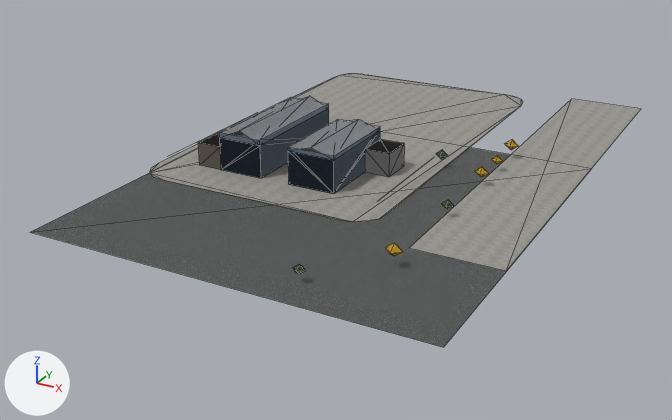
The glTF model apps/web/public/maps/cidade/setores/cidade_S07_04_lod.gltf as it was, and as the next commit left it.
The view is the same before and after, from a camera (50 mm lens) standing at (451.5, -133.1, 88.5) and looking at (341.8, 66.4, -11.3). The axes (+X, +Y, +Z) are drawn at lower left. The lights are the same throughout. The picture after the commit comes second. Mesh edges are drawn as thin lines. Vertices at exactly the same position are counted once.

In view in the first picture: 'S07_04_Chao_LOD2', 'S07_04_Edificios_LOD1', 'S07_04_Silhueta_LOD2' and 1 more.
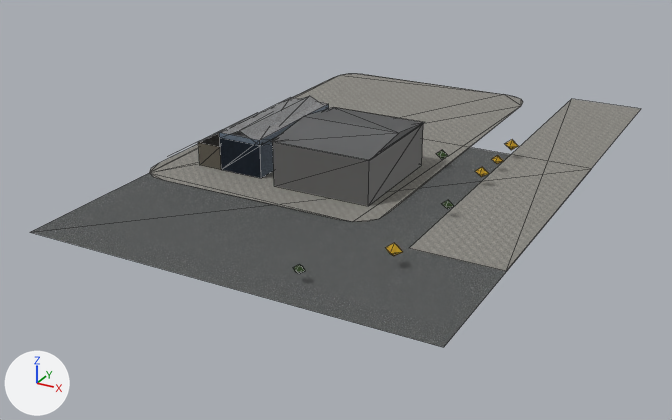
What changed in the scene script:
```text
Change mat_cid_concreto_pre:
    where n2 = _N.new('ShaderNodeMix'); n2.name = 'Mix'
    n2.inputs[7].default_value: (0.8, 0.79, 0.76, 1.0) -> (0.996, 0.983, 0.946, 1.0)  # 'B', white #e7e6e2 -> 'B', white #fffdf9
    where n3 = _N.new('ShaderNodeTexImage'); n3.name = 'Image Texture'
    n3.image: img_concreto -> img_pol_concreto
Change me_s07_04_edificios_lod1:
    used by ob_s07_04_edificios_lod1; location = (0.0, 0.0, 0.0)
    verts and faces of me_s07_04_edificios_lod1; kept vertices keep their numbers, new ones are numbered from 50
    remove me_s07_04_edificios_lod1.from_pydata(...)  # 50 vertices, 52 faces; spans x 301.0..363.0, y 48.0..91.4, z 0.2..11.9
    add me_s07_04_edificios_lod1.from_pydata(...)  # 39 vertices, 44 faces; spans x 301.0..360.3, y 48.0..91.4, z 0.2..14.0
    me_s07_04_edificios_lod1 part 1: the loose piece of 15 vertices spanning x 336.1..356.1, y 52.0..77.4, z 0.2..9.0 is rebuilt with 8 vertices and now spans x 333.5..360.0, y 49.2..80.3, z 0.2..12.0, in mat_reboco_branco (picture img_bar_reboco)
    me_s07_04_edificios_lod1 part 2: the loose piece of 6 vertices spanning x 336.1..349.1, y 52.0..77.4, z 9.0..11.0 is deleted
    me_s07_04_edificios_lod1 part 3
    add verts[50] = (333.2, 48.7, 11.9)  # pixel (270, 141)
    add verts[51] = (333.2, 80.8, 11.9)  # pixel (333, 107)
    add verts[52] = (333.2, 64.8, 14.0)  # pixel (303, 116)
    add for new, old in zip([53, 54, 55], [50, 51, 52]): verts[new] = verts[old] + (27.1, 0.0, 0.0)
    add faces += [(50, 53, 55), (50, 55, 52), (51, 52, 55), (51, 55, 54), (50, 52, 51), (53, 54, 55)]  # mat_cid_telha_metal
    add faces += [(50, 51, 54), (50, 54, 53)]  # mat_cid_telha_metal
    other edits to the shape of me_s07_04_edificios_lod1 do not show in these pictures
Change me_s07_04_silhueta_lod2:
    used by ob_s07_04_silhueta_lod2; location = (0.0, 0.0, 0.0)
    remove me_s07_04_silhueta_lod2.from_pydata(...)  # 30 vertices, 40 faces; spans x 308.5..356.1, y 52.0..87.4, z 0.2..10.5
    add me_s07_04_silhueta_lod2.from_pydata(...)  # 29 vertices, 38 faces; spans x 308.5..360.3, y 48.7..87.4, z 0.2..14.0
    me_s07_04_silhueta_lod2 part 4: the loose piece of 15 vertices spanning x 336.1..356.1, y 52.0..77.4, z 0.2..10.0 is rebuilt with 8 vertices and now spans x 333.5..360.0, y 49.2..80.3, z 0.2..12.0, in mat_reboco_branco (picture img_bar_reboco)
    other edits to the shape of me_s07_04_silhueta_lod2 do not show in these pictures
```

Pixel boxes [x1, y1, x2, y2] of what changed, in the pictures (672 x 420 px):
'S07_04_Edificios_LOD1', reshaped
    before: [167, 96, 433, 200]
    after: [167, 96, 425, 206]
'S07_04_Silhueta_LOD2', reshaped
    before: [219, 97, 380, 193]
    after: [219, 97, 329, 178]
part 1 of me_s07_04_edificios_lod1, rebuilt (29% wider, 30% taller)
    before: [288, 131, 404, 194]
    after: [273, 124, 423, 206]
part 2 of me_s07_04_edificios_lod1, deleted
    before: [301, 119, 369, 154]
part 3 of me_s07_04_edificios_lod1, added
    after: [271, 107, 425, 161]
part 4 of me_s07_04_silhueta_lod2, rebuilt (not visible afterwards)
    before: [288, 119, 380, 193]
